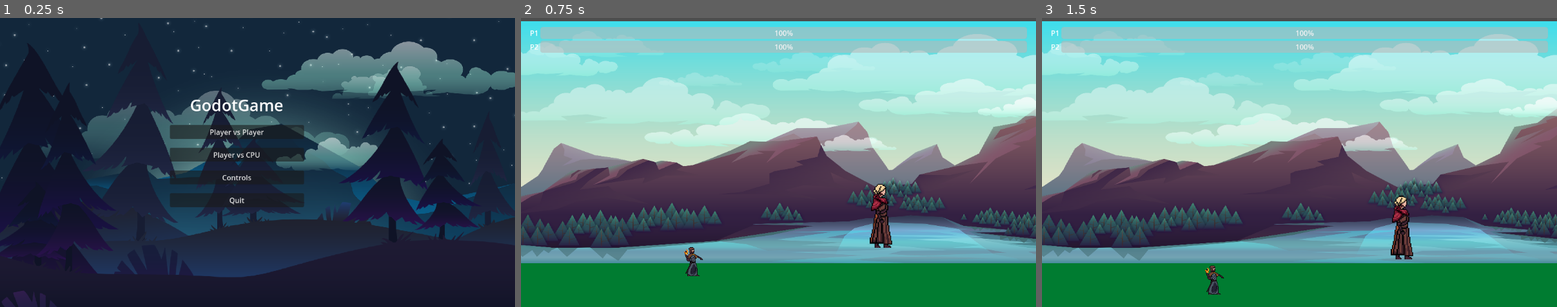
Above: before the commit, frames 1-3 (left to right).
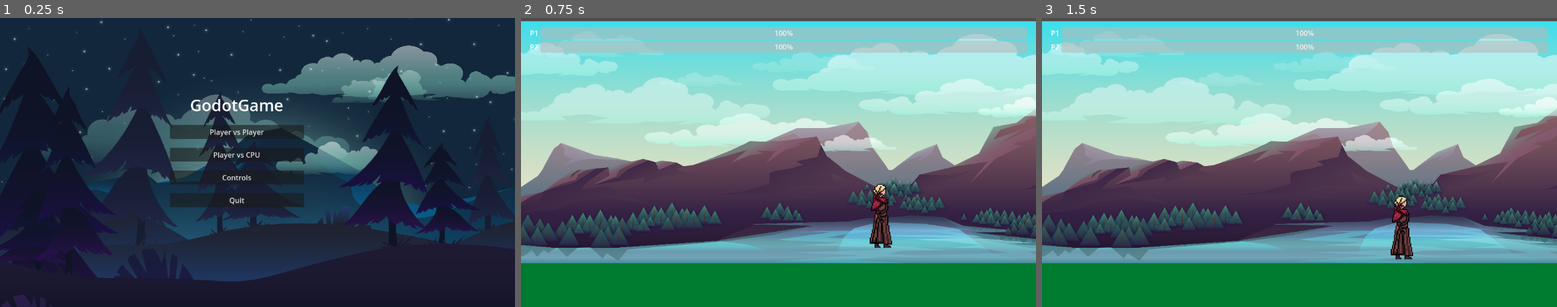
Above: after the commit, the same moments.

Repository: hqfrancheese/Comp159
Game: Godot game, scene res://scenes/MainMenu.tscn
Two runs of this game, one before a commit and one after it. Both use one fixed random seed, a clock stepped at 60 frames per second and the inputs below.
Inputs:
- Up to frame 1 (0.25 s): no input
- Up to frame 2 (0.75 s): click "Player vs Player" at 0.5 s
- Up to frame 3 (1.5 s): tap Enter at 1.25 s

The runs differ from the first frame. In frame 1, 7.5% of the frame differs, in the area x 0-100%, y 0-100%; in frame 2, 0.2%; in frame 3, 0.2%.

Commit message:
switch player options

Diff:
--- a/scenes/Game.tscn
+++ b/scenes/Game.tscn
@@ -54,6 +54,7 @@
 disable_mode = 2
 
 [node name="AnimatedSprite2D2" type="AnimatedSprite2D" parent="Player1"]
+visible = false
 sprite_frames = ExtResource("3_kiw3p")
 animation = &"fireball_charge"
 frame = 1
--- a/scenes/MainMenu.tscn
+++ b/scenes/MainMenu.tscn
@@ -22,9 +22,9 @@
 anchor_right = 0.5
 anchor_bottom = 0.5
 offset_left = -20.0
-offset_top = -20.0
+offset_top = -46.5
 offset_right = 280.0
-offset_bottom = 180.0
+offset_bottom = 207.5
 grow_horizontal = 2
 grow_vertical = 2
 theme_override_constants/separation = 20
@@ -56,6 +56,6 @@
 [node name="ParallaxLayer" type="ParallaxLayer" parent="ParallaxBackground"]
 
 [node name="Sprite2D" type="Sprite2D" parent="ParallaxBackground/ParallaxLayer"]
-position = Vector2(579, 321)
+position = Vector2(579, 330.00003)
 scale = Vector2(0.6483724, 0.6288194)
 texture = ExtResource("2_0ykhv")
--- a/scripts/Fighter.gd
+++ b/scripts/Fighter.gd
@@ -8,7 +8,7 @@
 const JUMP_VELOCITY = -700.0
 const MELEE_RANGE = 80.0
 const FIREBALL_COOLDOWN = 1.0
-const MELEE_COOLDOWN = 0.5
+const MELEE_COOLDOWN = 1.0
 
 var gravity = ProjectSettings.get_setting("physics/2d/default_gravity")
 var health: float = 100.0
@@ -159,7 +159,7 @@
 
 	var can_change_direction = is_on_floor()
 	var distance_error = distance - ideal_distance
-	var move_intensity = 0.0
+	var move_intensity = -0.5
 
 	if can_change_direction:
 		if abs(distance_error) > 30:
